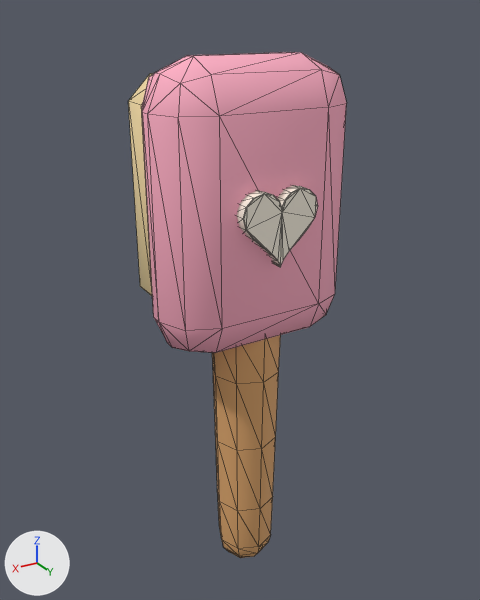
What one commit did to the glTF model game/assets/models/item_brush.glb.
Rendered twice from a 50 mm camera at (0.165, 0.269, 0.226) aimed at (-0.007, -0.016, 0.084). The axes (+X, +Y, +Z) are drawn at lower left. The lights are the same throughout. The picture after the commit comes second. Mesh edges are drawn as thin lines. Vertices at exactly the same position are counted once.

Objects in the first picture: 'item_brush'.
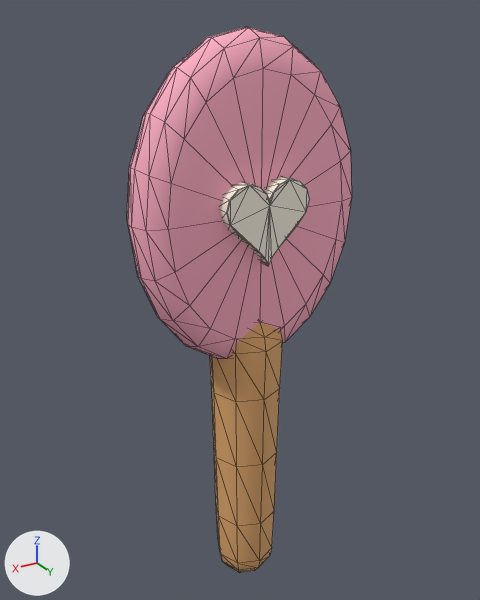
The change, as a diff of the scene's bpy script:
```diff
--- a/game/assets/models/item_brush.glb.py
+++ b/game/assets/models/item_brush.glb.py
@@ me_item_brush @@
 # used by ob_item_brush; location = (0.0, 0.0, 0.0)
-me_item_brush.from_pydata(...)  # 282 vertices, 548 faces; spans x -0.05..0.05, y -0.055..0.031, z -0.076..0.21
+me_item_brush.from_pydata(...)  # 420 vertices, 796 faces; spans x -0.06..0.06, y -0.038..0.021, z -0.087..0.221
+# me_item_brush part 1: the loose piece of 90 vertices spanning x -0.019..0.019, y -0.019..0.019, z -0.076..0.099 is moved by (0.0, 0.0, -0.01)
+# me_item_brush part 2: the loose piece of 56 vertices spanning x -0.05..0.05, y -0.025..0.025, z 0.07..0.21 is rebuilt with 122 vertices and now spans x -0.06..0.06, y -0.016..0.014, z 0.059..0.221
+# me_item_brush part 3: the loose piece of 24 vertices spanning x -0.04..0.04, y -0.055..-0.015, z 0.08..0.2 is deleted
+# me_item_brush part 4
+# 110 vertices are removed from x -0.02..0.02, y 0.021..0.031, z 0.119..0.155
+# 220 faces are deleted
+# 1 vertex moves within x 0.0, y 0.021, z 0.146
+# 84 vertices are added at x -0.023..0.023, y 0.011..0.021, z 0.116..0.157
+# 26 new vertices lie (0.0, 0.01, 0.0) away from vertices in x -0.023..0.023, y 0.011, z 0.116..0.157
+# 220 new faces join them, mat_white (pale yellow #fbf3e3)
+# other edits to the shape of me_item_brush do not show in these pictures
 me_item_brush.materials.append(mat_wood)
```

What differs and where, as boxes (x1, y1, x2, y2) in the pictures (480 x 600 px; the box of a moved part takes in the faces that stretch with it):
'item_brush', reshaped (8% taller): before (128, 52, 347, 558); after (127, 27, 352, 572)
part 1 of me_item_brush, moved or reshaped: before (212, 335, 281, 558); after (210, 322, 283, 572)
part 2 of me_item_brush, rebuilt (10% wider, 10% taller): before (142, 52, 347, 353); after (127, 27, 352, 359)
part 3 of me_item_brush, deleted (beige): before (128, 73, 153, 296)
part 4 of me_item_brush, moved or reshaped: before (237, 185, 318, 267); after (219, 176, 309, 266)
